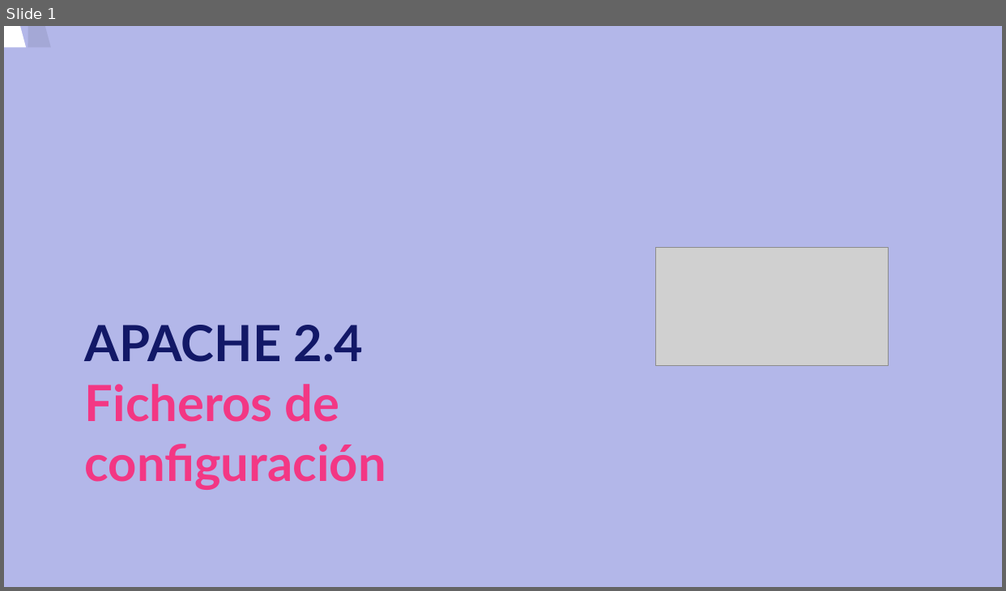
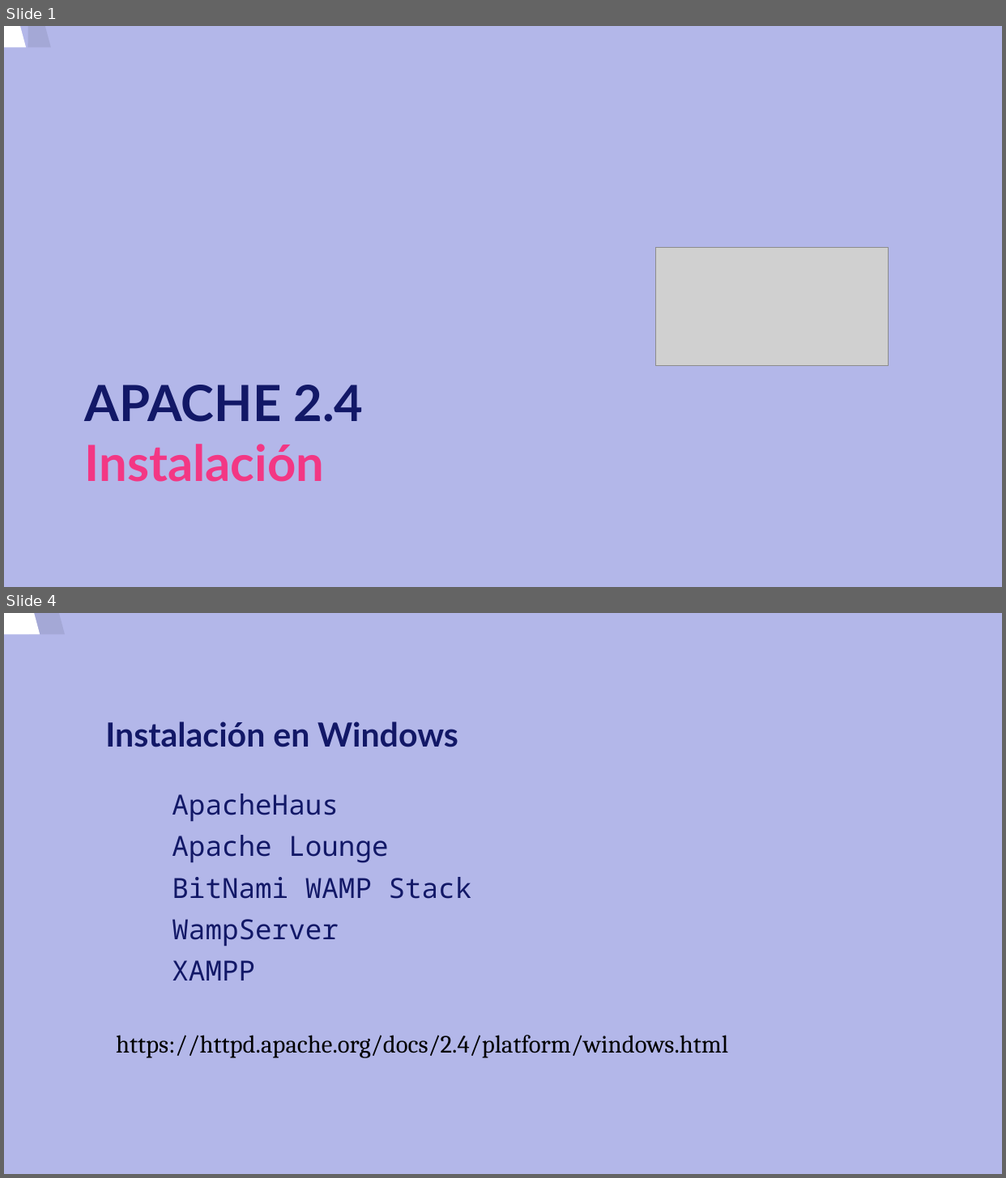
Before and after one commit to carloskuce/SRI, a slide deck: curso/u3/u3.odp. Shown one above the other, each under a label of ours: slide 1 before the commit, slides 1 and 4 after it; the slides between them are not shown. The pictures are 1006x591 and 1006x1178 pixels, drawn with LibreOffice and Linux fonts; fonts in the diff are those of the drawing; grey boxes stand for pictures. Boxes give left, top, right and bottom in pixels: in the first picture for what was removed or moved away, otherwise in the second. Text is boxed around its words. In the diff, an @@ line names an element or a change of style, - is before the commit and + after.

```diff
--- a/curso/u3/u3.odp
+++ b/curso/u3/u3.odp
@@ slide 4 added at (4,613,1002,1174), background #B3B7E9 @@
@@ freeform shape added at (4,613,902,1174), fill #FFFFFF @@
@@ freeform shape added at (29,613,927,1174), fill #000000 at 8% opacity @@
@@ title added at (105,722,458,747), 24 pt, text #121867, bold @@
+Instalación en Windows
@@ text added at (172,794,472,981), 20 pt, text #121867 @@
+ApacheHaus
+Apache Lounge
+BitNami WAMP Stack
+WampServer
+XAMPP
@@ text added at (116,1035,728,1059), 18 pt, text #000000 @@
+https://httpd.apache.org/docs/2.4/platform/windows.html
@@ slide 1 changed as well @@
@@ title at (85,385,363,482): text changed @@
-APACHE 2.4
-Ficheros de configuración
+APACHE 2.4
+Instalación
```
Also in this commit, not shown: 2 other slides added, 4 slides removed, 1 other file.
